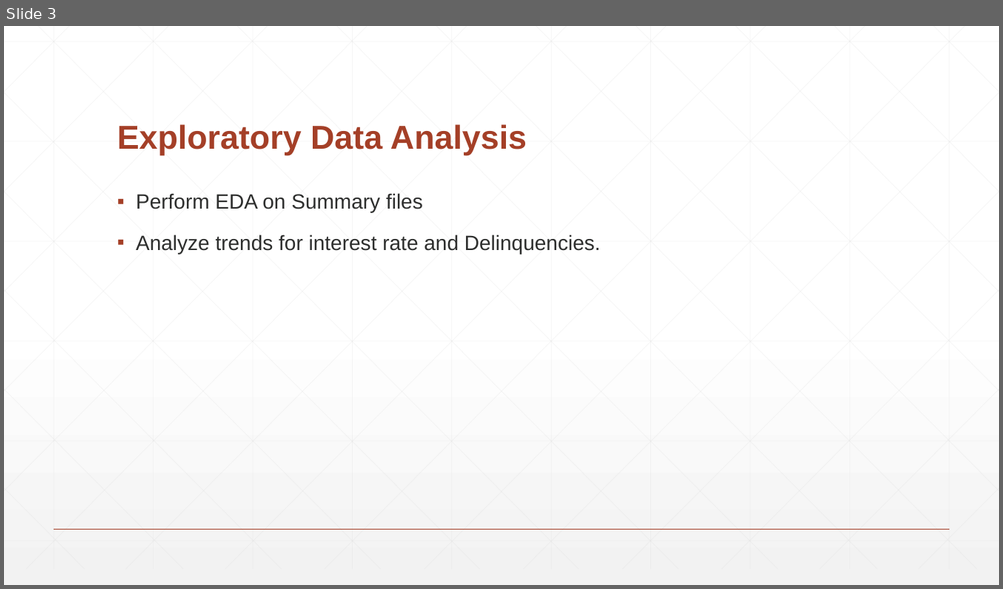
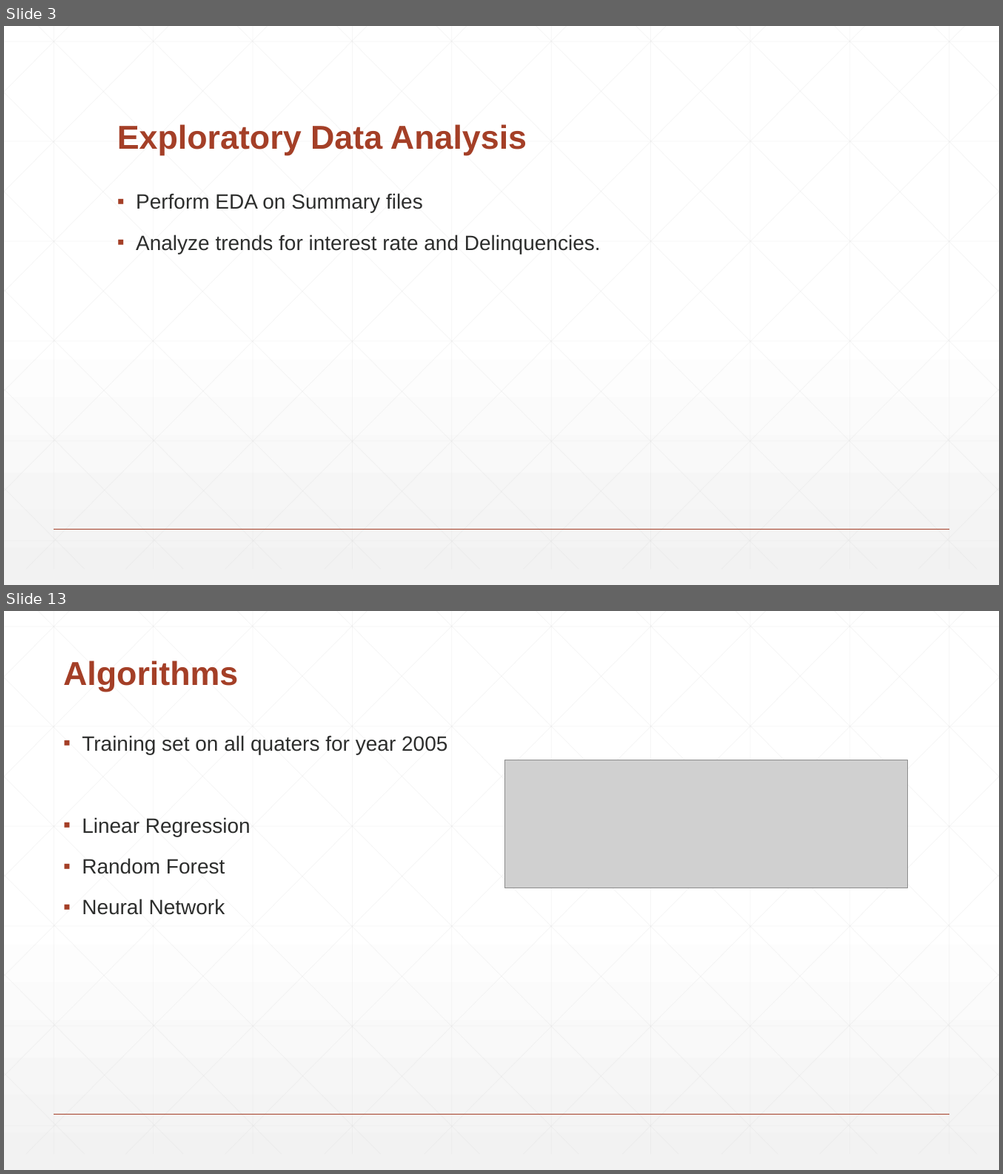
Before and after one commit to vishalsatam/PredictiveModellingOnFreddieMacLoans, a slide deck: Team1_Presentation.pptx. Shown one above the other, each under a label of ours: slide 3 before the commit, slides 3 and 13 after it; the slides between them are not shown. The pictures are 1003x589 and 1003x1174 pixels, drawn with LibreOffice and Linux fonts; fonts in the diff are those of the drawing; grey boxes stand for pictures. Boxes give left, top, right and bottom in pixels: in the first picture for what was removed or moved away, otherwise in the second. Text is boxed around its words. In the diff, an @@ line names an element or a change of style, - is before the commit and + after.

```diff
--- a/Team1_Presentation.pptx
+++ b/Team1_Presentation.pptx
@@ slide 13 added at [4,611,999,1170], background gradient #FFFFFF to #F2F2F2; not listed: 47 template elements that a slide beside it also shows @@
@@ title added at [63,661,238,692], 32 pt, text #A43F27, bold @@
+Algorithms
@@ text added at [82,735,447,915], 20 pt, text #2D2E2D @@
+▪ Training set on all quaters for year 2005
+▪ Linear Regression
+▪ Random Forest
+▪ Neural Network
@@ picture added at [505,760,908,889] @@
```
Also in this commit, not shown: 4 slides changed, 16 other slides added, 4 slides removed.
